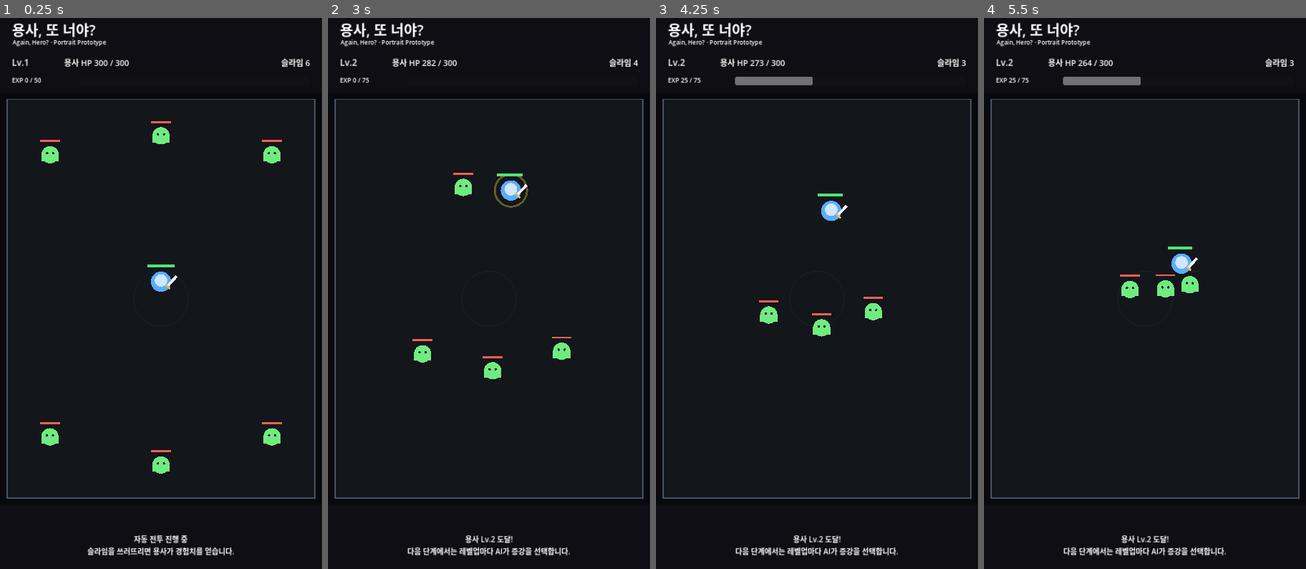
Above: before the commit, frames 1-4 (left to right).
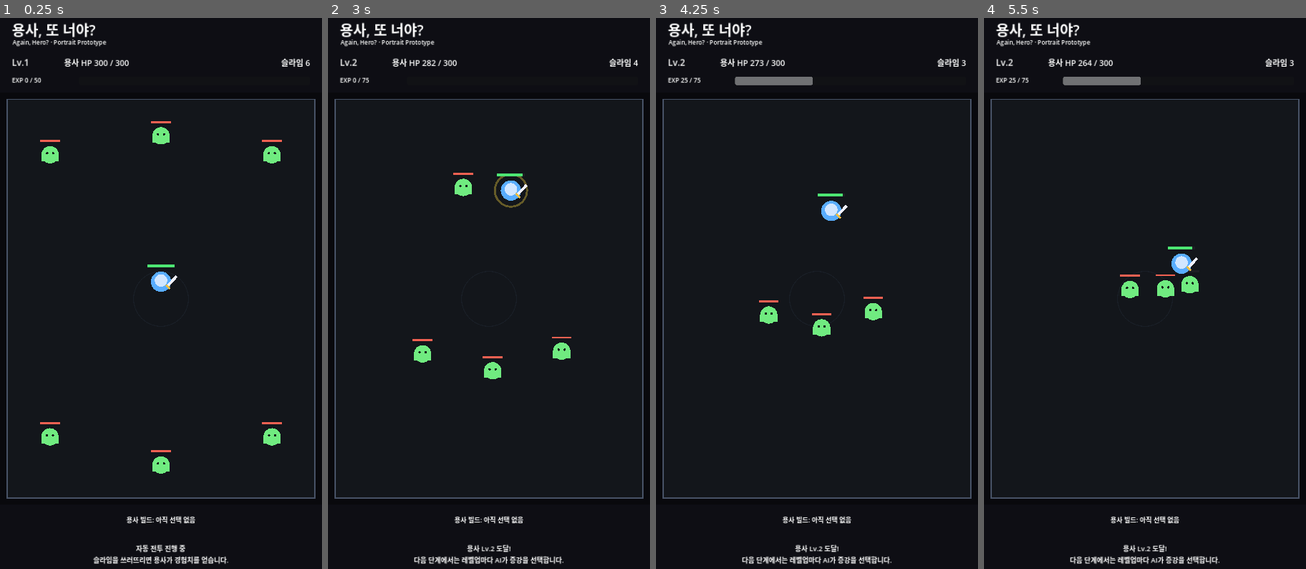
Above: after the commit, the same moments.

Repository: MinSung0732/Again-Hero-
Game: Godot game, scene res://src/main/Main.tscn
Same seed, same stepped clock (60 frames per second), same inputs: the game is played once before the commit and once after it.
Inputs:
- Up to frame 1 (0.25 s): no input
- Up to frame 2 (3 s): no input
- Up to frame 3 (4.25 s): no input
- Up to frame 4 (5.5 s): no input

The runs differ from the first frame. In frame 1, 1.2% of the frame differs, in the area x 27-73%, y 90-100%; in frame 2, 1.2%, in the area x 24-76%, y 90-100%; in frame 3, 1.2%; in frame 4, 1.2%.

Commit message:
feat: add hero build summary to portrait HUD

Diff:
--- a/src/main/Main.tscn
+++ b/src/main/Main.tscn
@@ -114,18 +114,33 @@
 mouse_filter = 2
 color = Color(0.055, 0.058, 0.078, 0.98)
 
+[node name="BuildLabel" type="Label" parent="BottomBar"]
+layout_mode = 1
+anchors_preset = 10
+anchor_right = 1.0
+offset_left = 44.0
+offset_top = 24.0
+offset_right = -44.0
+offset_bottom = 76.0
+grow_horizontal = 2
+theme_override_font_sizes/font_size = 22
+text = "용사 빌드: 아직 선택 없음"
+horizontal_alignment = 1
+vertical_alignment = 1
+autowrap_mode = 2
+
 [node name="Status" type="Label" parent="BottomBar"]
 layout_mode = 1
 anchors_preset = 15
 anchor_right = 1.0
 anchor_bottom = 1.0
 offset_left = 44.0
-offset_top = 30.0
+offset_top = 82.0
 offset_right = -44.0
-offset_bottom = -30.0
+offset_bottom = -22.0
 grow_horizontal = 2
 grow_vertical = 2
-theme_override_font_sizes/font_size = 25
+theme_override_font_sizes/font_size = 23
 text = "자동 전투 진행 중\n슬라임을 쓰러뜨리면 용사가 경험치를 얻습니다."
 horizontal_alignment = 1
 vertical_alignment = 1
